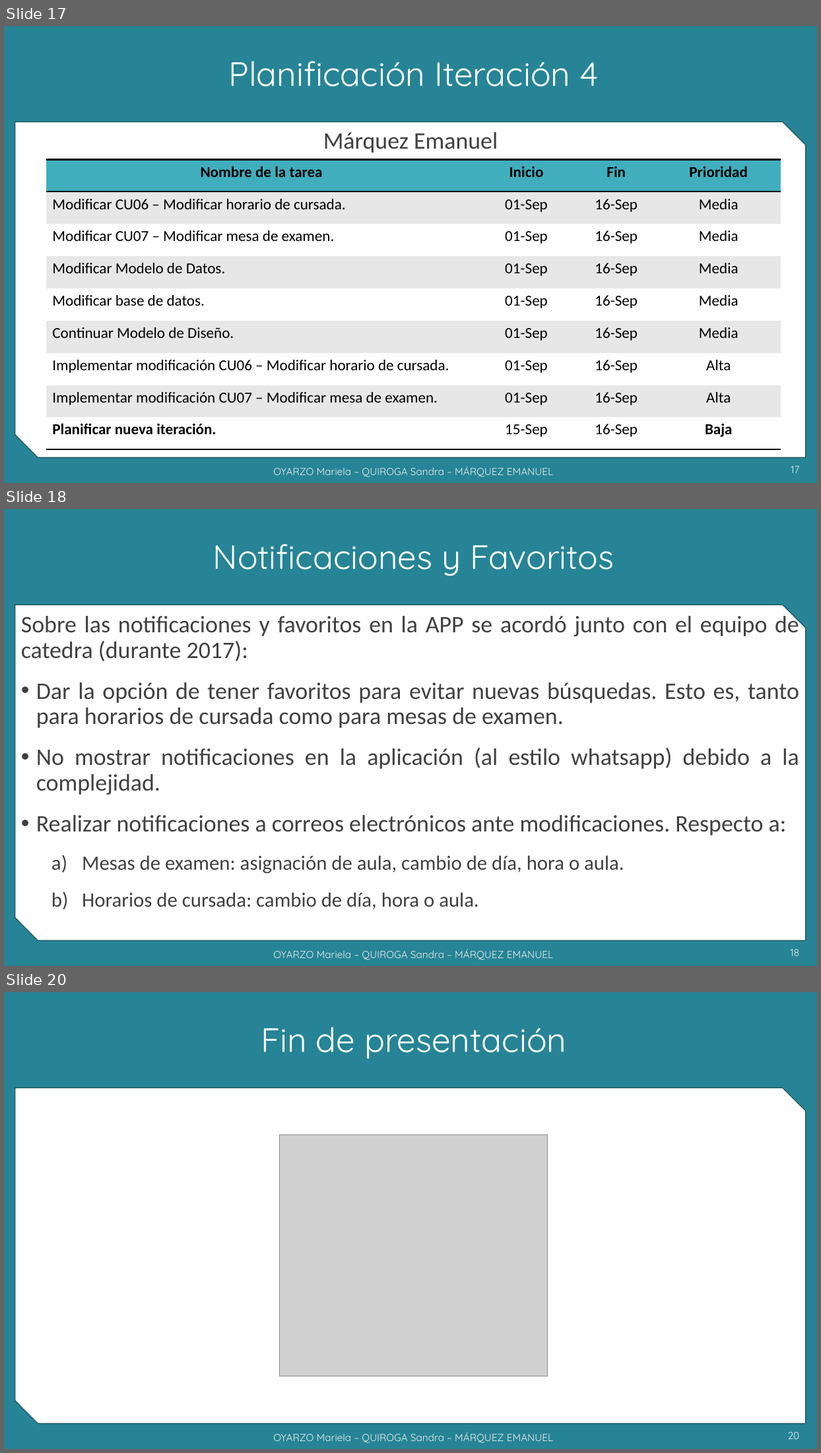
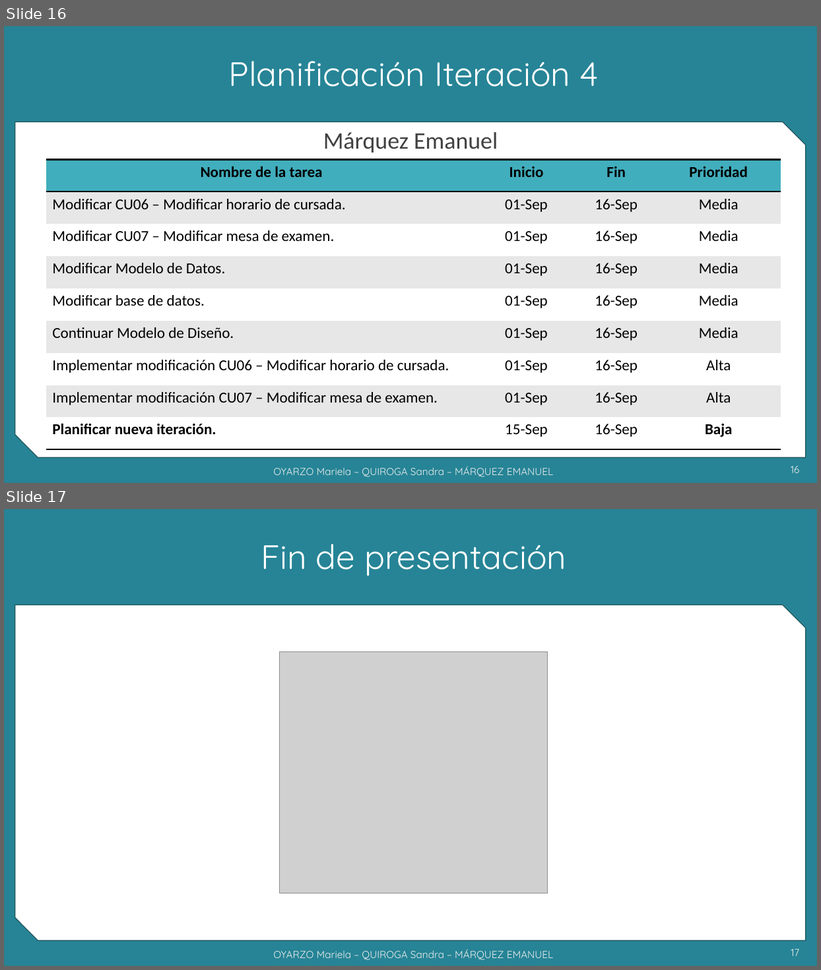
Before and after one commit to grupoyenu/yenu, a slide deck: 08. Presentaciones/Presentación 10 - 21.11.19.pptx. Shown one above the other, each under a label of ours: slides 17, 18 and 20 before the commit, slides 16 and 17 after it; the slides between them are not shown. The pictures are 821x1453 and 821x970 pixels, drawn with LibreOffice and Linux fonts; fonts in the diff are those of the drawing; grey boxes stand for pictures; background and template pictures are left out. Boxes give left, top, right and bottom in pixels: in the first picture for what was removed or moved away, otherwise in the second. Text is boxed around its words. In the diff, an @@ line names an element or a change of style, - is before the commit and + after.

```diff
--- a/08. Presentaciones/Presentación 10 - 21.11.19.pptx
+++ b/08. Presentaciones/Presentación 10 - 21.11.19.pptx
@@ slide 18 removed at (x1=4, y1=509, x2=817, y2=966), background #F2F2F2; not listed: 2 template elements that a slide beside it also shows @@
@@ title removed at (x1=213, y1=544, x2=614, y2=576) @@
-Notificaciones y Favoritos
@@ text removed at (x1=21, y1=613, x2=799, y2=910) @@
-Sobre las notificaciones y favoritos en la APP se acordó junto con el equipo de catedra (durante 2017):
-• Dar la opción de tener favoritos para evitar nuevas búsquedas. Esto es, tanto para horarios de cursada como para mesas de examen.
-• No mostrar notificaciones en la aplicación (al estilo whatsapp) debido a la complejidad.
-• Realizar notificaciones a correos electrónicos ante modificaciones. Respecto a:
-  a) Mesas de examen: asignación de aula, cambio de día, hora o aula.
-  b) Horarios de cursada: cambio de día, hora o aula.
@@ text removed at (x1=273, y1=950, x2=554, y2=960) @@
-OYARZO Mariela – QUIROGA Sandra – MÁRQUEZ EMANUEL
@@ page number removed at (x1=791, y1=949, x2=800, y2=956) @@
-18
@@ what was slide 17 is now slide 16 @@
@@ page number at (x1=791, y1=466, x2=799, y2=473): text changed @@
-17
+16
@@ what was slide 20 is now slide 17 @@
@@ page number at (x1=791, y1=949, x2=799, y2=956): text changed @@
-20
+17
```
Also in this commit, not shown: 4 slides changed, 2 other slides removed.
